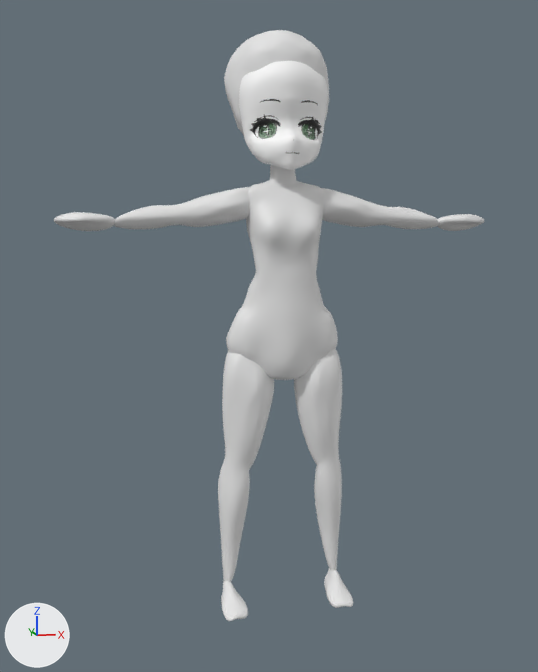
Before and after pictures for a commit that changed the Blender file nahida.blend.
One viewpoint serves both versions: a 50 mm lens placed at (-0.475, -1.891, 1.271), pointed at (-0.03, 0.041, 0.986). The axes (+X, +Y, +Z) are drawn at lower left. The lights are the same throughout.
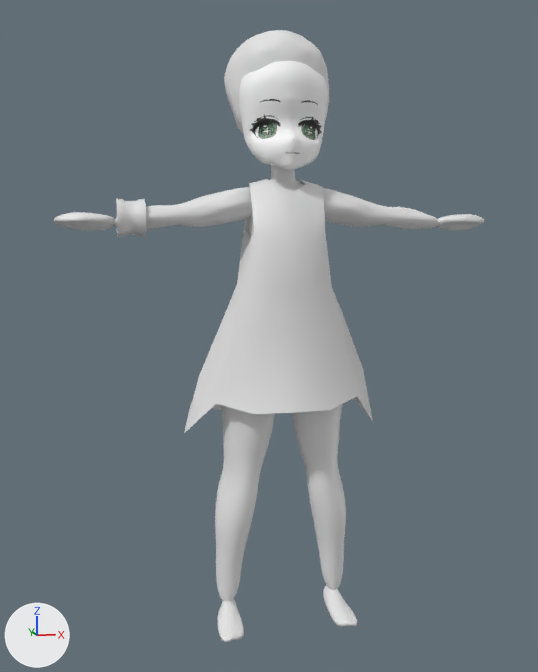
Commit message: simple cloth

Changed parts and their boxes [x1, y1, x2, y2] in the pictures (538 x 672 px; the box of a moved part takes in the faces that stretch with it):
```json
{"object": "Plane", "change": "added", "after": [184, 179, 373, 433]}
{"object": "Sphere.006", "change": "reshaped", "before": [218, 349, 342, 582], "after": [215, 404, 346, 601]}
{"object": "Sphere.001", "change": "reshaped", "before": [226, 165, 338, 380], "after": [248, 165, 318, 236]}
{"object": "Sphere.007", "change": "reshaped", "before": [221, 568, 353, 621], "after": [217, 585, 357, 642], "on screen": "6% wider, 7% taller"}
{"object": "Cylinder", "change": "added", "after": [116, 199, 146, 236]}
{"part": 1, "of": "me_sphere_001", "change": "moved or reshaped", "before": [226, 165, 338, 378], "after": [248, 165, 318, 236]}
```

The change, as JSON lines over the scene's bpy script:
```json
{"block": "me_sphere_001", "where": "# used by ob_sphere_001; location = (0.0, 0.0, 0.0)"}
{"op": "remove", "block": "me_sphere_001", "code": "me_sphere_001.from_pydata(...)  # 3374 vertices, 3372 faces; spans x -0.151..0.15, y -0.094..0.099, z 0.88..1.483"}
{"op": "add", "block": "me_sphere_001", "code": "me_sphere_001.from_pydata(...)  # 3374 vertices, 3372 faces; spans x -0.159..0.158, y -0.086..0.099, z 0.88..1.484"}
{"block": "me_sphere_001", "change": "me_sphere_001 part 1: 3033 of 3374 vertices moved; they spanned x -0.151..0.15, y -0.094..0.099, z 0.887..1.461 and now span x -0.159..0.158, y -0.086..0.099, z 0.888..1.462; mean shift (0.0, 0.0, 0.002); largest move (-0.082, -0.035, 1.133) -> (-0.105, -0.033, 1.136)"}
{"block": "me_sphere_006", "where": "# used by ob_sphere_006; location = (0.0, 0.0, 0.0)"}
{"op": "remove", "block": "me_sphere_006", "code": "me_sphere_006.from_pydata(...)  # 5280 vertices, 5278 faces; spans x 0.028..0.174, y -0.056..0.082, z 0.304..0.982"}
{"op": "add", "block": "me_sphere_006", "code": "me_sphere_006.from_pydata(...)  # 5280 vertices, 5278 faces; spans x 0.017..0.184, y -0.057..0.087, z 0.252..0.986"}
{"block": "me_sphere_006", "change": "me_sphere_006 part 2: 5280 of 5280 vertices moved; they spanned x 0.028..0.174, y -0.056..0.082, z 0.304..0.982 and now span x 0.017..0.184, y -0.057..0.087, z 0.252..0.986; mean shift (-0.006, 0.0, -0.007); largest move (0.163, 0.023, 0.346) -> (0.177, 0.026, 0.282)"}
{"block": "me_sphere_007", "where": "# used by ob_sphere_007; location = (0.0, 0.0, 0.0)"}
{"op": "remove", "block": "me_sphere_007", "code": "me_sphere_007.from_pydata(...)  # 882 vertices, 880 faces; spans x 0.1125..0.179, y -0.0997..0.0476, z 0.254..0.3198"}
{"op": "add", "block": "me_sphere_007", "code": "me_sphere_007.from_pydata(...)  # 882 vertices, 880 faces; spans x 0.1227..0.19, y -0.1021..0.054, z 0.1966..0.2719"}
{"block": "me_sphere_007", "change": "me_sphere_007 part 3: 882 of 882 vertices moved; they spanned x 0.1125..0.179, y -0.0997..0.0476, z 0.254..0.3198 and now span x 0.1227..0.19, y -0.1021..0.054, z 0.1966..0.2719; mean shift (0.0062, 0.0063, -0.0531); largest move (0.1564, -0.0339, 0.3001) -> (0.1648, -0.0255, 0.2367)"}
{"op": "add", "block": "me_cylinder", "code": ["me_cylinder = bpy.data.meshes.new('Cylinder')", "me_cylinder.from_pydata(...)  # 48 vertices, 40 faces; spans x -0.643..0.803, y -0.873..0.573, z -13.632..-12.541", "me_cylinder.polygons.foreach_set('use_smooth', [True] * 40)"]}
{"op": "add", "block": "me_plane", "code": ["me_plane = bpy.data.meshes.new('Plane')", "me_plane.from_pydata(...)  # 43 vertices, 30 faces; spans x -2.16..1.37, y -2.66..6.19, z -0.69..3.99", "me_plane.polygons.foreach_set('use_smooth', [True] * 30)"]}
{"op": "add", "block": "ob_cylinder", "code": ["ob_cylinder = bpy.data.objects.new('Cylinder', me_cylinder)", "ob_cylinder.location = (0.439, 0.024, 1.303)", "ob_cylinder.rotation_euler = (0.0, 1.571, 0.0)  # degrees (0, 90, 0)", "ob_cylinder.scale = (0.0631, 0.0631, 0.0631)"]}
{"op": "add", "block": "ob_plane", "code": ["ob_plane = bpy.data.objects.new('Plane', me_plane)", "ob_plane.location = (0.102, -0.095, 1.198)", "ob_plane.rotation_euler = (1.571, 0.0, 0.0)  # degrees (90, 0, 0)", "ob_plane.scale = (-0.0747, -0.0747, -0.0747)", "_m = ob_plane.modifiers.new('Mirror', 'MIRROR')", "_m.use_clip = True", "_m.mirror_object = ob_sphere_001"]}
```
